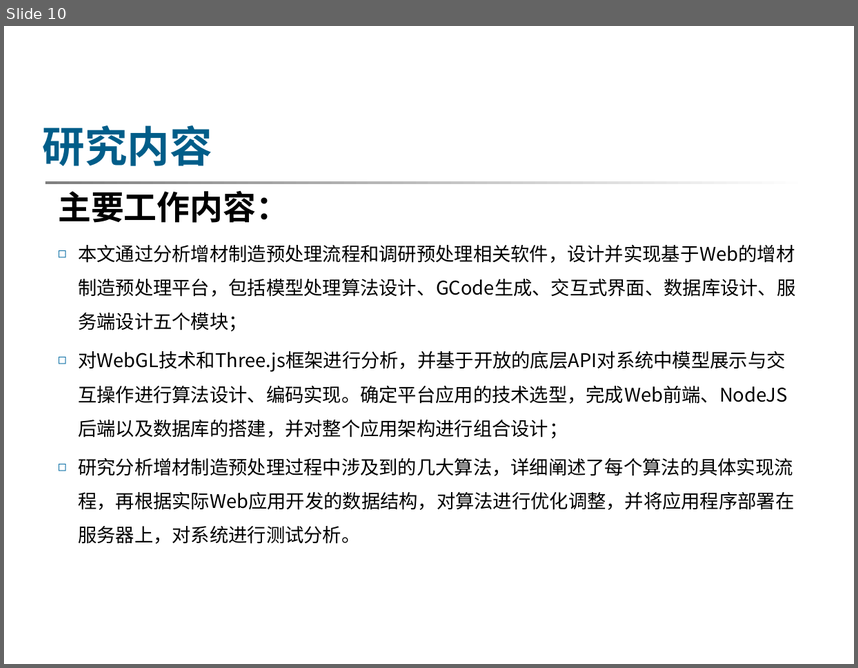
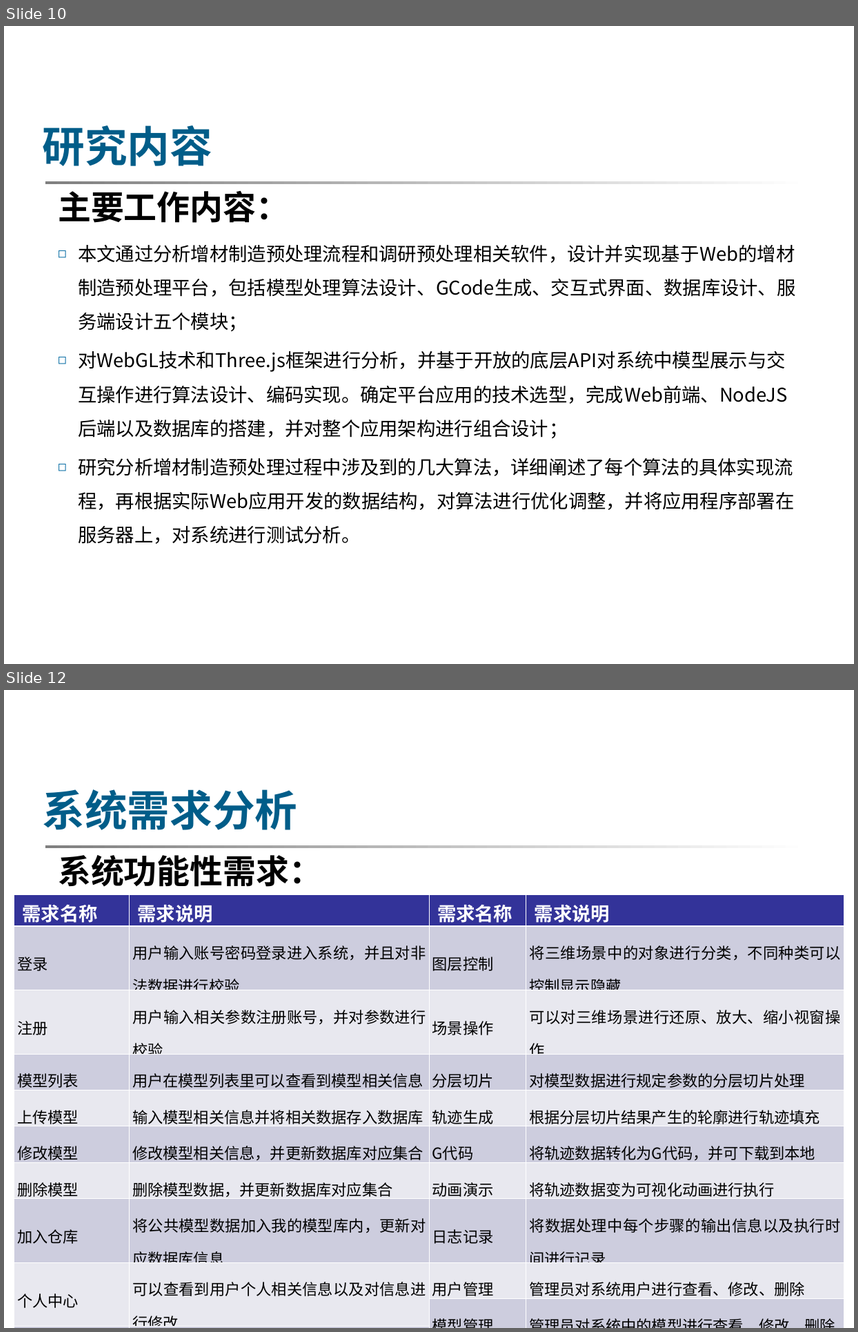
Before and after one commit to WutBottle/2021dissertation, a slide deck: 硕士论文答辩-张鹏.ppt. Shown one above the other, each under a label of ours: slide 10 before the commit, slides 10 and 12 after it; the slides between them are not shown. The pictures are 858x668 and 858x1332 pixels, drawn with LibreOffice and Linux fonts; fonts in the diff are those of the drawing; background and template pictures are left out. Boxes give left, top, right and bottom in pixels: in the first picture for what was removed or moved away, otherwise in the second. Text is boxed around its words. In the diff, an @@ line names an element or a change of style, - is before the commit and + after.

Commit message:
修改论文错别字与硕士论文答辩ppt

```diff
--- a/硕士论文答辩-张鹏.ppt
+++ b/硕士论文答辩-张鹏.ppt
@@ slide 12 added at bbox=[4, 690, 854, 1328], background picture (left out); not listed: 1 template element that a slide beside it also shows @@
@@ text added at bbox=[43, 789, 298, 830], 36 pt, text #005D89, bold @@
+系统需求分析
@@ text added at bbox=[58, 855, 322, 887], 28 pt, text #000000, bold @@
+系统功能性需求：
@@ table added at bbox=[14, 895, 430, 1310], 10 rows, 2 columns @@
+需求名称 | 需求说明
+登录 | 用户输入账号密码登录进入系统，并且对非法数据进行校验
+注册 | 用户输入相关参数注册账号，并对参数进行校验
+模型列表 | 用户在模型列表里可以查看到模型相关信息
+上传模型 | 输入模型相关信息并将相关数据存入数据库
+修改模型 | 修改模型相关信息，并更新数据库对应集合
+删除模型 | 删除模型数据，并更新数据库对应集合
+加入仓库 | 将公共模型数据加入我的模型库内，更新对应数据库信息
+个人中心 | 可以查看到用户个人相关信息以及对信息进行修改
+模型文件导入导出 | 向服务器获取模型数据并导入应用或者将应用数据导出本地
@@ table added at bbox=[429, 895, 844, 1299], 10 rows, 2 columns @@
+需求名称 | 需求说明
+图层控制 | 将三维场景中的对象进行分类，不同种类可以控制显示隐藏
+场景操作 | 可以对三维场景进行还原、放大、缩小视窗操作
+分层切片 | 对模型数据进行规定参数的分层切片处理
+轨迹生成 | 根据分层切片结果产生的轮廓进行轨迹填充
+G代码 | 将轨迹数据转化为G代码，并可下载到本地
+动画演示 | 将轨迹数据变为可视化动画进行执行
+日志记录 | 将数据处理中每个步骤的输出信息以及执行时间进行记录
+用户管理 | 管理员对系统用户进行查看、修改、删除
+模型管理 | 管理员对系统中的模型进行查看、修改、删除
```
Also in this commit, not shown: 1 slide changed, 15 other slides added, 2 other files.
